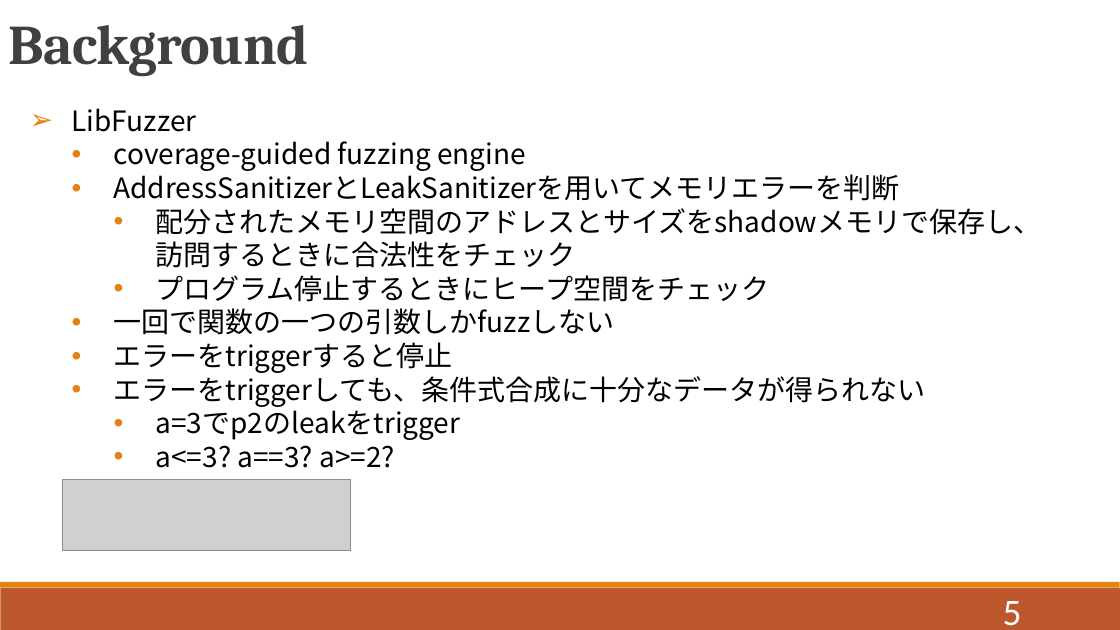
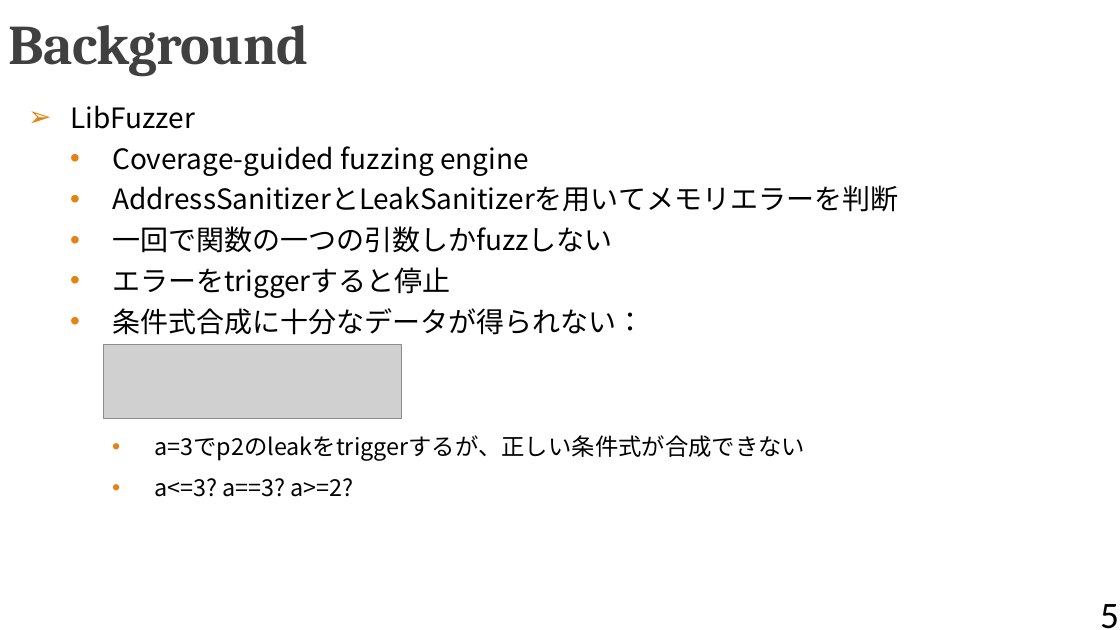
Before and after one commit to QIANZECHANG/MyResearch, a slide deck: slide 5 of 修論/修論発表.pptx. Drawn at 1120x630 pixels with LibreOffice and Linux fonts; fonts in the diff are those of the drawing; grey boxes stand for pictures. Boxes give left, top, right and bottom in pixels: in the first picture for what was removed or moved away, otherwise in the second. Text is boxed around its words. In the diff, an @@ line names an element or a change of style, - is before the commit and + after.

```diff
--- a/修論/修論発表.pptx
+++ b/修論/修論発表.pptx
@@ text at <box>70,105,898,497</box>: size 24 to 20 pt in "a<=3? a==3? a>=2?"; line spacing 1 to 35pt @@
@@ text at <box>112,146,529,176</box>: text changed @@
-  • coverage-guided fuzzing engine
+  • Coverage-guided fuzzing engine
@@ text at <box>156,208,1042,302</box>: paragraphs removed @@
-    • 配分されたメモリ空間のアドレスとサイズをshadowメモリで保存し、訪問するときに合法性をチェック
-    • プログラム停止するときにヒープ空間をチェック
@@ text at <box>112,308,805,461</box>: text changed; size 24 to 20 pt @@
-  • エラーをtriggerしても、条件式合成に十分なデータが得られない
-    • a=3でp2のleakをtrigger
+  • 条件式合成に十分なデータが得られない：
+    • a=3でp2のleakをtriggerするが、正しい条件式が合成できない
@@ picture: place and size @@
-picture at <box>62,479,350,550</box>
+picture at <box>103,344,402,418</box>
@@ rectangle removed at <box>0,588,1120,630</box> @@
@@ rectangle removed at <box>0,582,1120,588</box> @@
@@ page number: place and size @@
-page number at <box>1003,601,1022,626</box>
+page number at <box>1100,604,1119,629</box>
@@ page number at <box>1100,604,1119,629</box>: text colour #FFFFFF to #000000 @@
```
Also in this commit, not shown: 33 other slides changed, 2 slides added, 3 slides removed, 14 other files.
